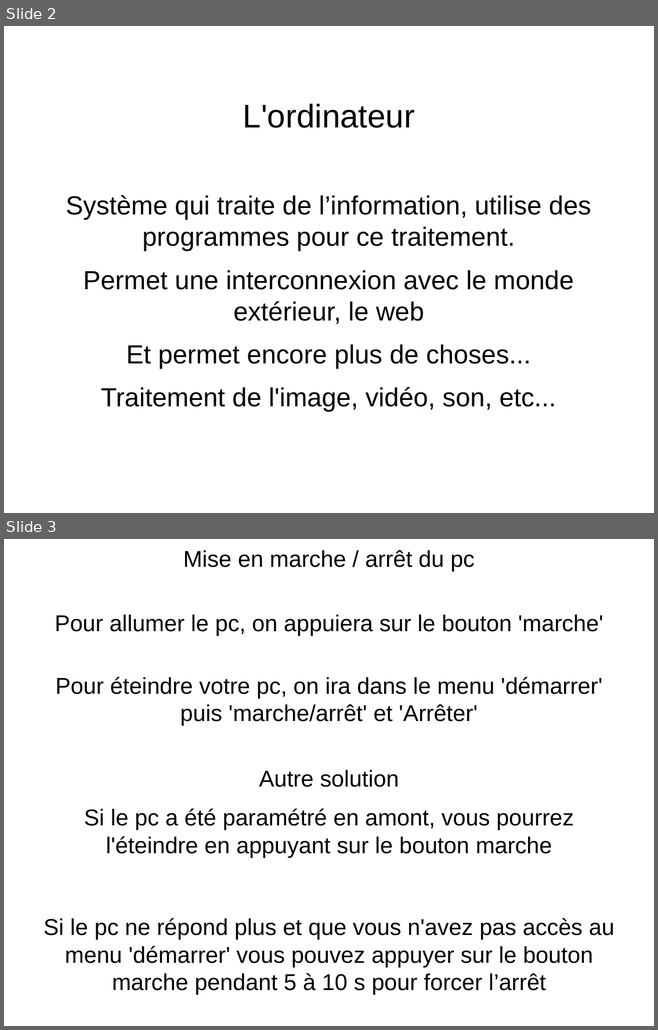
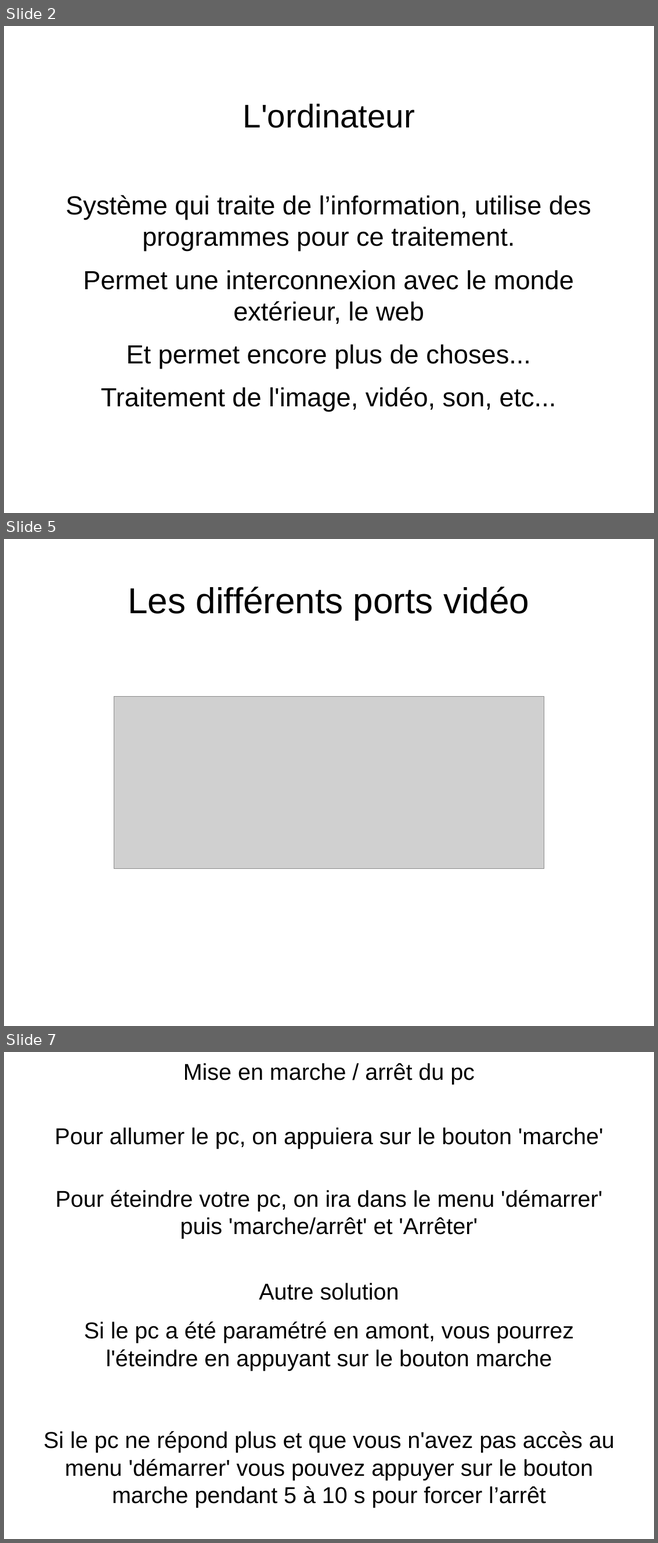
Before and after one commit to rolland-dev/cours-infos, a slide deck: info-de-base.odp. Shown one above the other, each under a label of ours: slides 2 and 3 before the commit, slides 2, 5 and 7 after it; the slides between them are not shown. The pictures are 658x1030 and 658x1543 pixels, drawn with LibreOffice and Linux fonts; fonts in the diff are those of the drawing; grey boxes stand for pictures. Boxes give left, top, right and bottom in pixels: in the first picture for what was removed or moved away, otherwise in the second. Text is boxed around its words. In the diff, an @@ line names an element or a change of style, - is before the commit and + after.

```diff
--- a/info-de-base.odp
+++ b/info-de-base.odp
@@ slide 5 added at (4, 539, 654, 1026), background #FFFFFF @@
@@ title added at (128, 587, 529, 620), 44 pt, text #000000 @@
+Les différents ports vidéo
@@ picture added at (114, 697, 544, 869) @@
@@ what was slide 3 is now slide 7 @@
```
Also in this commit, not shown: 5 other slides added.
